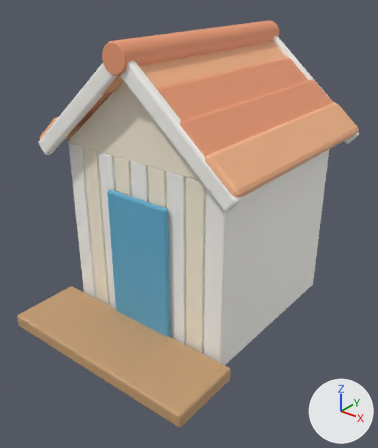
One commit to the Blender file source-art/bayview/beach_hut.blend: the scene before it, then after it.
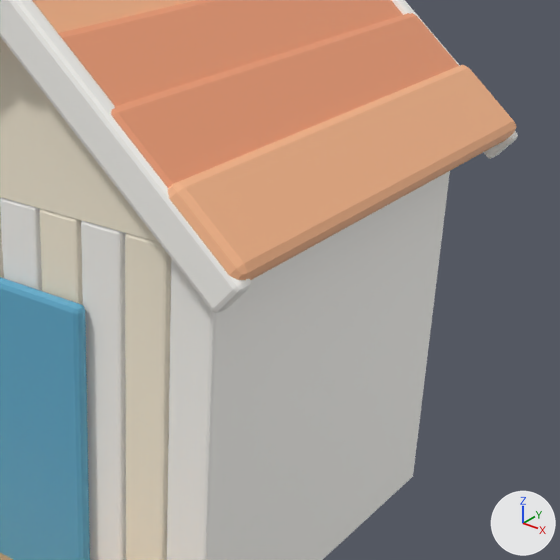
Each version appears first whole from a 50 mm lens placed at (4.23, -5.6, 4.59), pointed at (0.18, -0.54, 1.45), and next in a close-up on the part from 35% to 100% of the width and 16% to 72% of the height. Every picture has the same lights, and +X, +Y and +Z are marked at lower right. The older version's two pictures come first.

Names of what the first close-up shows: 'Visual'.
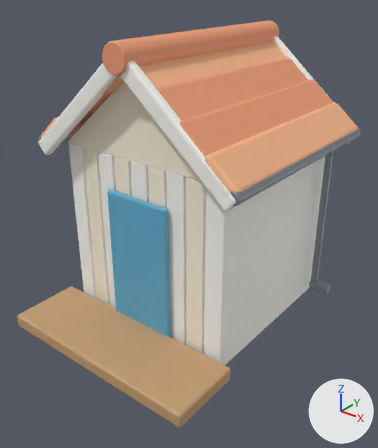
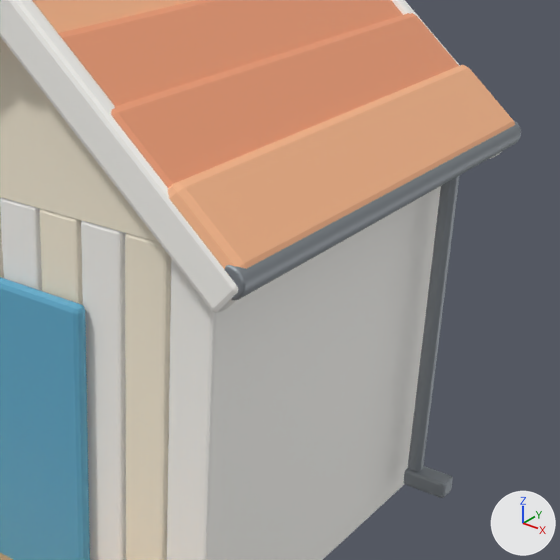
Pixel boxes (x1, y1, x2, y2) of what changed, in the close-ups (560 x 560 px):
'Visual', reshaped
    before: (0, 0, 518, 560)
    after: (0, 0, 521, 560)
part 1 of me_cube, added
    after: (404, 466, 453, 498)
part 2 of me_cube, added
    after: (225, 121, 521, 300)
part 3 of me_cube, added
    after: (408, 175, 460, 471)

Diff of the bpy script that builds the scene:
```diff
--- a/source-art/bayview/beach_hut.blend.py
+++ b/source-art/bayview/beach_hut.blend.py
@@ mat_metal @@
+mat_metal = principled_material('Metal')
+mat_metal.base_color = (0.3, 0.33, 0.36)  # grey #959ba2
+mat_metal.metallic = 0.6
+mat_metal.roughness = 0.55
@@ me_cube @@
 # used by ob_visual; location = (-1.156, 0.0, 1.25)
-me_cube.from_pydata(...)  # 1396 vertices, 1334 faces; spans x -0.44..2.75, y -2.35..1.6, z -1.25..2.67
+me_cube.from_pydata(...)  # 2012 vertices, 1918 faces; spans x -0.53..2.85, y -2.35..1.6, z -1.25..2.67
+# me_cube part 1: the loose piece of 56 vertices spanning x 2.18..2.45, y -1.3..1.3, z -1.25..1.25 is copied, and the copy is scaled about its middle by (1.13, 0.0455, 0.0392), then moved by (0.38, 0.95, -1.0), in mat_metal (grey #959ba2); it spans x 2.55..2.85, y 0.88..1.02, z -1.06..-0.94
+# me_cube part 2: a new loose piece of 140 vertices spanning x 2.6..2.77, y -1.55..1.55, z 1.18..1.36, in mat_metal (grey #959ba2)
+# me_cube part 3: a new loose piece of 112 vertices spanning x 2.55..2.65, y 0.9..1.0, z -0.95..1.25, in mat_metal (grey #959ba2)
+# other edits to the shape of me_cube do not show in these pictures
 me_cube.materials.append(mat_whitetrim)
@@ me_cube @@
 me_cube.materials.append(mat_wood)
+me_cube.materials.append(mat_metal)  # grey #959ba2
```
